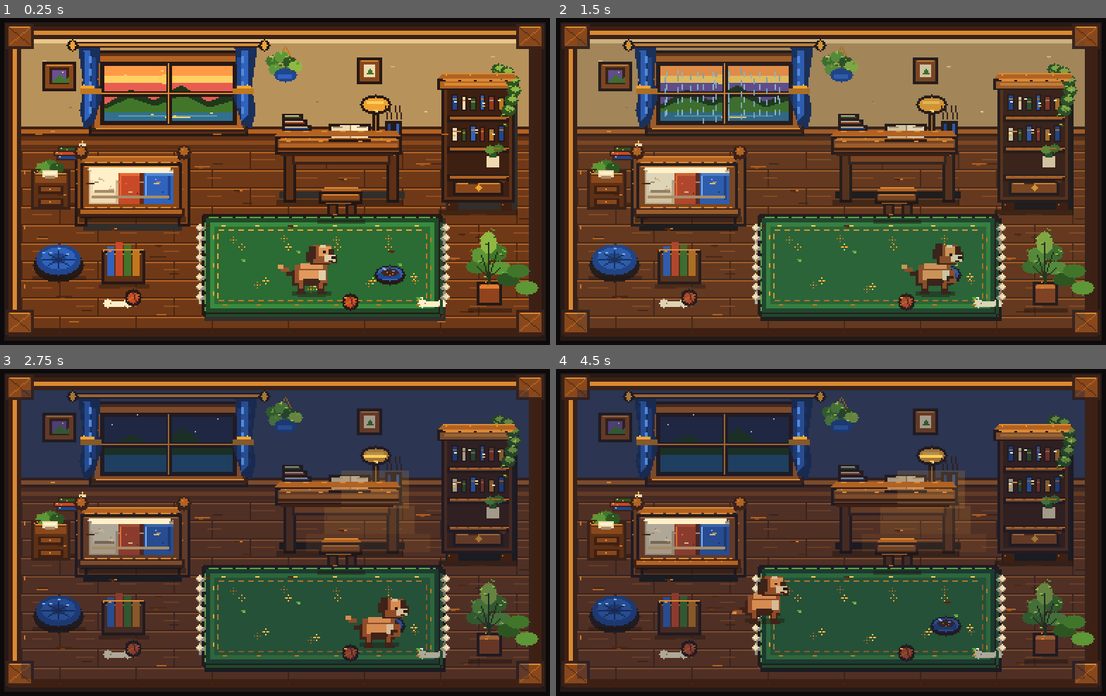
Above: before the commit, frames 1-4 (two rows, left to right).
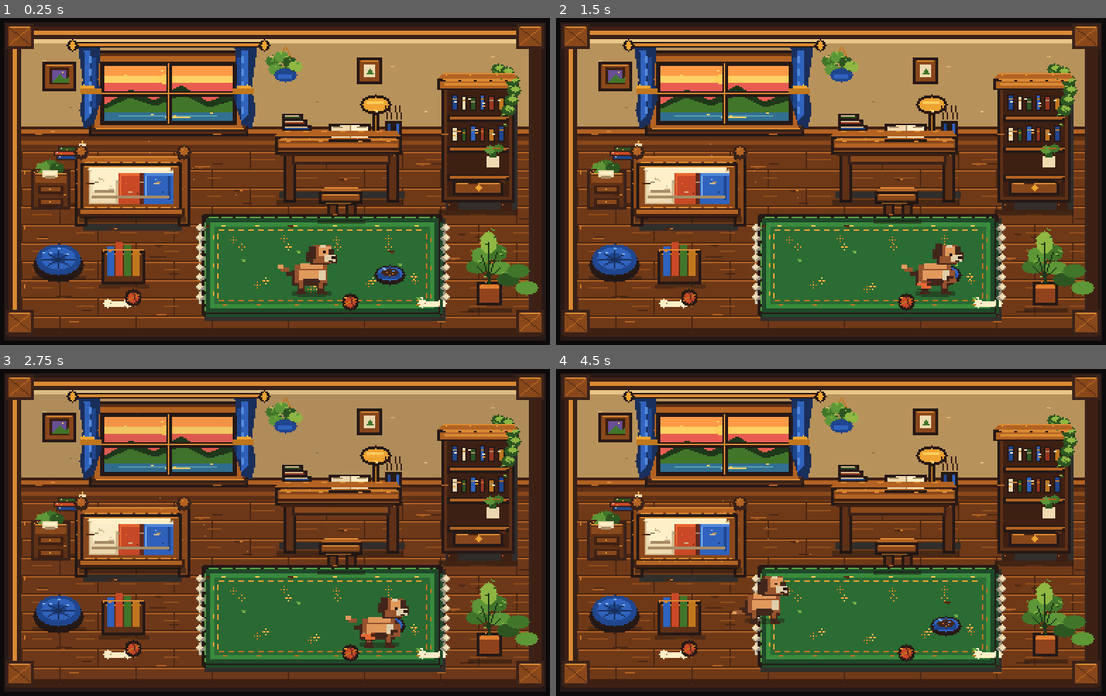
Above: after the commit, the same moments.

Repository: turkwanistan/terrarium
Game: Godot game, scene res://scenes/main.tscn
Two runs of this game, one before a commit and one after it. Both use one fixed random seed, a clock stepped at 60 frames per second and the inputs below.
Inputs:
- Up to frame 1 (0.25 s): no input
- Up to frame 2 (1.5 s): tap Enter (ui_accept) at 0.5, 0.77 s; tap 1 at 0.6 s; tap 2 at 1.35 s
- Up to frame 3 (2.75 s): tap Enter (ui_accept) at 1.52 s; tap 3 at 2.1 s
- Up to frame 4 (4.5 s): tap Enter (ui_accept) at 2.75, 3.02, 3.5, 3.77, 4.25 s; tap 1 at 2.85 s; tap 2 at 3.6 s; tap 3 at 4.35 s

The runs differ from the first frame. In frame 1, less than 0.1% of the frame differs, in the area x 26-44%, y 37-55%; in frame 2, 5.6%; in frame 3, 45%; in frame 4, 55%, in the area x 3-97%, y 6-95%.

Commit message:
Polish Godot living-world presentation

Diff:
--- /dev/null
+++ b/display/godot_reference_v2/scripts/ambient_overlay.gd
@@ -0,0 +1,40 @@
+extends Node2D
+
+# Lightweight presentation-only ambience. Canonical weather/lighting decides whether an effect is
+# active; this node only gives already-authoritative conditions some motion. Keep the draw budget
+# deliberately tiny so visual UAT does not turn the OptiPlex into a software-rendering benchmark.
+
+var weather := "clear"
+var lighting := "day"
+var phase_seconds := 0.0
+
+func present(frame: Dictionary) -> void:
+    weather = str(frame.get("weather", "clear"))
+    lighting = str(frame.get("lighting", "day"))
+
+func _process(delta: float) -> void:
+    phase_seconds += minf(delta, 0.10)
+    queue_redraw()
+
+func _draw() -> void:
+    if weather == "rain":
+        _draw_window_rain()
+    elif lighting == "day":
+        _draw_day_motes()
+
+func _draw_window_rain() -> void:
+    # Match the authored window aperture only; rain should move outside, not through the room.
+    var phase := int(phase_seconds * 12.0)
+    for i in range(14):
+        var x := 84 + ((i * 17 + phase * 3) % 80)
+        var y := 40 + ((i * 11 + phase * 5) % 44)
+        draw_rect(Rect2(x, y, 1, 3 + (i % 2)), Color(0.58, 0.77, 0.84, 0.48), true)
+
+func _draw_day_motes() -> void:
+    # Five slow one-pixel motes are enough to stop the room reading as a dead backdrop without
+    # competing with Moss or adding a particle-system/runtime cost.
+    var phase := int(phase_seconds * 3.0)
+    for i in range(5):
+        var x := 110 + ((i * 31 + phase) % 92)
+        var y := 91 + ((i * 19 + phase / 2) % 49)
+        draw_rect(Rect2(x, y, 1, 1), Color(0.94, 0.86, 0.63, 0.34), true)
--- a/display/godot_reference_v2/scripts/main.gd
+++ b/display/godot_reference_v2/scripts/main.gd
@@ -1,6 +1,7 @@
 extends Node2D
 
 const FrameAdapter = preload("res://scripts/frame_adapter.gd")
+const AmbientOverlay = preload("res://scripts/ambient_overlay.gd")
 
 const VARIANT_TEXTURES := {
     "spring_day": "res://art/hero_spring_day.png",
@@ -114,7 +115,10 @@
 const LIVE_TRANSITION_MAX_MS := 2800.0
 const LIVE_TRANSITION_INTERVAL_FRACTION := 0.90
 const LIVE_SUPPORT_TRANSITION_MS := 450.0
-const LIVE_DEBUG_EMIT_MS := 100
+const LIVE_DEBUG_EMIT_MS := 250
+const LIVE_MAX_FRAME_STEP_PX := 6.0
+const LIVE_VARIANT_CROSSFADE_MS := 4200.0
+const LIVE_OBJECT_HALF_SIZE := Vector2(8, 7)
 const LIVE_ACTOR_ANCHOR_OFFSET := Vector2(22, 36)
 const MOTION_SUSTAIN_LOOPS := {
     "inspect": [1, 2],
@@ -174,6 +178,11 @@
 var live_poll_seconds := 3.0
 var live_debug_last_emit_ms := 0
 var live_debug_last_adapter_state: Dictionary = {}
+var live_variant_current := ""
+var live_variant_from := ""
+var live_variant_to := ""
+var live_variant_transition_started_ms := 0
+var background_blend: Sprite2D
 var live_debug_stats := {
     "accepted_frames": 0,
     "motion_changes": 0,
@@ -194,6 +203,8 @@
 var adapter
 var action_object: Sprite2D
 var bed_occluder: Sprite2D
+var ambient_overlay: Node2D
+var live_object_sprites: Dictionary = {}
 
 func _ready() -> void:
     _parse_args()
@@ -205,6 +216,14 @@
     action_object.texture = load("res://art/object_red_thread_loose.png")
     action_object.z_index = 11
     add_child(action_object)
+    for object_id in LIVE_OBJECT_TEXTURES:
+        var object_sprite := Sprite2D.new()
+        object_sprite.centered = false
+        object_sprite.texture_filter = CanvasItem.TEXTURE_FILTER_NEAREST
+        object_sprite.z_index = 6
+        object_sprite.visible = false
+        live_object_sprites[object_id] = object_sprite
+        add_child(object_sprite)
     bed_occluder = Sprite2D.new()
     bed_occluder.centered = false
     bed_occluder.texture_filter = CanvasItem.TEXTURE_FILTER_NEAREST
@@ -212,7 +231,20 @@
     bed_occluder.z_index = 19
     bed_occluder.visible = false
     add_child(bed_occluder)
-    _apply_variant()
+    background_blend = Sprite2D.new()
+    background_blend.centered = false
+    background_blend.texture_filter = CanvasItem.TEXTURE_FILTER_NEAREST
+    background_blend.z_index = 1
+    background_blend.visible = false
+    add_child(background_blend)
+    ambient_overlay = AmbientOverlay.new()
+    ambient_overlay.z_index = 5
+    add_child(ambient_overlay)
+    live_variant_current = variant
+    live_variant_from = variant
+    live_variant_to = variant
+    $Background.texture = load(VARIANT_TEXTURES[variant])
+    $Actor.modulate = _actor_modulate_for_variant(variant)
     started_ms = Time.get_ticks_msec()
     _present(0 if manual_ms < 0 else manual_ms)
     if live_mode:
@@ -226,13 +258,15 @@
         call_deferred("_capture_and_quit")
 
 func _process(_delta: float) -> void:
+    var now_ms := Time.get_ticks_msec()
+    _update_variant_transition(now_ms)
     if manual_ms >= 0:
         return
     if live_mode:
         if not live_frame.is_empty():
-            _present_live(live_frame, Time.get_ticks_msec() - live_transition_started_ms)
-        return
-    _present(Time.get_ticks_msec() - started_ms)
+            _present_live(live_frame, now_ms - live_transition_started_ms)
+        return
+    _present(now_ms - started_ms)
 
 func _input(event: InputEvent) -> void:
     if live_mode:
@@ -307,13 +341,46 @@
             api_url = str(window.location.origin)
 
 func _apply_variant() -> void:
-    $Background.texture = load(VARIANT_TEXTURES[variant])
-    if variant == "winter_warm_night":
-        $Actor.modulate = Color(0.95, 0.91, 0.88, 1.0)
-    elif variant == "rain":
-        $Actor.modulate = Color(0.90, 0.96, 0.96, 1.0)
-    else:
-        $Actor.modulate = Color.WHITE
+    if live_variant_current.is_empty():
+        live_variant_current = variant
+        live_variant_from = variant
+        live_variant_to = variant
+        $Background.texture = load(VARIANT_TEXTURES[variant])
+        $Actor.modulate = _actor_modulate_for_variant(variant)
+        return
+    if variant == live_variant_to:
+        return
+    # Start from whichever visual is currently dominant rather than snapping through an
+    # intermediate weather/lighting state. The incoming raster crossfades above the existing one.
+    live_variant_from = live_variant_current
+    live_variant_to = variant
+    live_variant_transition_started_ms = Time.get_ticks_msec()
+    background_blend.texture = load(VARIANT_TEXTURES[live_variant_to])
+    background_blend.modulate = Color(1, 1, 1, 0)
+    background_blend.visible = true
+
+func _actor_modulate_for_variant(name: String) -> Color:
+    if name == "winter_warm_night":
+        return Color(0.95, 0.91, 0.88, 1.0)
+    if name == "rain":
+        return Color(0.90, 0.96, 0.96, 1.0)
+    return Color.WHITE
+
+func _update_variant_transition(now_ms: int) -> void:
+    if background_blend == null or not background_blend.visible:
+        return
+    var elapsed := maxi(0, now_ms - live_variant_transition_started_ms)
+    var t := clampf(float(elapsed) / LIVE_VARIANT_CROSSFADE_MS, 0.0, 1.0)
+    var eased := t * t * (3.0 - 2.0 * t)
+    background_blend.modulate = Color(1, 1, 1, eased)
+    $Actor.modulate = _actor_modulate_for_variant(live_variant_from).lerp(_actor_modulate_for_variant(live_variant_to), eased)
+    if t >= 1.0:
+        $Background.texture = background_blend.texture
+        live_variant_current = live_variant_to
+        live_variant_from = live_variant_to
+        background_blend.visible = false
+        background_blend.modulate = Color.WHITE
+        $Actor.modulate = _actor_modulate_for_variant(live_variant_current)
 
 func _present(elapsed_ms: int) -> void:
     rendered_motion = motion
@@ -379,16 +446,50 @@
     if bed_occluder != null:
         bed_occluder.visible = rendered_motion in ["sleep", "wake"]
 
+func _sync_live_object_sprites(frame: Dictionary) -> void:
+    # Every authoritative persistent object gets its own low-cost sprite. This closes the largest
+    # readability gap from first living-world UAT: Moss should approach an object that visibly
+    # exists, affect it, and leave it behind in its canonical resulting state.
+    for object_id in live_object_sprites:
+        live_object_sprites[object_id].visible = false
+    for obj in frame.get("objects", []):
+        if typeof(obj) != TYPE_DICTIONARY:
+            continue
+        var object_id := str(obj.get("id", ""))
+        if not live_object_sprites.has(object_id) or not LIVE_OBJECT_TEXTURES.has(object_id):
+            continue
+        var sprite: Sprite2D = live_object_sprites[object_id]
+        var state_textures: Dictionary = LIVE_OBJECT_TEXTURES[object_id]
+        var fallback_state := str(LIVE_OBJECT_DEFAULT_STATES[object_id])
+        var state := str(obj.get("interaction_state", fallback_state))
+        var supported_state := state if state_textures.has(state) else fallback_state
+        sprite.texture = load(state_textures[supported_state])
+        var anchor := _map_semantic_position(float(obj.get("x", 0)), float(obj.get("y", 0)), str(obj.get("zone", "")))
+        sprite.position = anchor - LIVE_OBJECT_HALF_SIZE
+        sprite.visible = obj.get("carried_by") == null and str(obj.get("state", "placed")) != "carried"
+
+func _refresh_live_object_visibility() -> void:
+    if live_frame.is_empty():
+        return
+    for obj in live_frame.get("objects", []):
+        if typeof(obj) != TYPE_DICTIONARY:
+            continue
+        var object_id := str(obj.get("id", ""))
+        if live_object_sprites.has(object_id):
+            live_object_sprites[object_id].visible = obj.get("carried_by") == null and str(obj.get("state", "placed")) != "carried"
+
 func _present_action_object() -> void:
     if action_object == null:
         return
+    _refresh_live_object_visibility()
     var carrying_now = null
     if live_mode and not live_frame.is_empty():
         var creature = live_frame.get("creature", {})
         if typeof(creature) == TYPE_DICTIONARY:
             carrying_now = creature.get("carrying")
+    var interaction_motion := rendered_motion in ["inspect", "nudge", "carry", "place"]
     var attached_travel := rendered_motion == "walk" and (carrying_now != null or motion in ["carry", "place"])
-    action_object.visible = rendered_motion in ["carry", "place"] or attached_travel
+    action_object.visible = interaction_motion or attached_travel
     if live_mode:
         if not LIVE_OBJECT_TEXTURES.has(live_action_object_id):
             action_object.visible = false
@@ -399,15 +500,56 @@
             action_object.texture = load(state_textures[supported_state])
     if not action_object.visible:
         return
-    if rendered_motion == "carry" or attached_travel:
-        action_object.position = $Actor.position + (Vector2(5, 27) if $Actor.flip_h else Vector2(45, 27))
-    else:
-        # Presentation-only choreography: canonical state decides that a place action exists;
-        # these offsets only make the authored lower -> contact -> release sequence legible.
-        var right_offsets := [Vector2(45, 27), Vector2(45, 33), Vector2(43, 38), Vector2(43, 40), Vector2(43, 40)]
-        var left_offsets := [Vector2(0, 27), Vector2(0, 33), Vector2(1, 38), Vector2(1, 40), Vector2(1, 40)]
-        var place_idx: int = clampi(frame_index, 0, right_offsets.size() - 1)
-        action_object.position = $Actor.position + (left_offsets[place_idx] if $Actor.flip_h else right_offsets[place_idx])
+    if live_object_sprites.has(live_action_object_id):
+        live_object_sprites[live_action_object_id].visible = false
+
+    var object_anchor := _live_object_anchor(live_action_object_id)
+    var attached_position: Vector2 = $Actor.position + (Vector2(5, 27) if $Actor.flip_h else Vector2(45, 27))
+    if rendered_motion == "inspect":
+        # Inspection never changes authoritative object position; show the actual target beside Moss.
+        action_object.position = object_anchor - LIVE_OBJECT_HALF_SIZE
+    elif rendered_motion == "nudge":
+        # Nudge frames visibly carry the canonical object from event target/contact toward its
+        # authoritative post-action result instead of leaving the object implied in the background.
+        var event = live_frame.get("last_event", {})
+        var start_anchor := object_anchor
+        var end_anchor := object_anchor
+        if typeof(event) == TYPE_DICTIONARY:
+            var zone := str(event.get("to_zone", event.get("from_zone", "")))
+            if event.get("target_x") != null and event.get("target_y") != null:
+                start_anchor = _map_semantic_position(float(event.get("target_x")), float(event.get("target_y")), zone)
+            if event.get("result_x") != null and event.get("result_y") != null:
+                end_anchor = _map_semantic_position(float(event.get("result_x")), float(event.get("result_y")), zone)
+        var nudge_t := clampf(float(maxi(0, Time.get_ticks_msec() - live_motion_started_ms)) / 1450.0, 0.0, 1.0)
+        var nudge_eased := nudge_t * nudge_t * (3.0 - 2.0 * nudge_t)
+        action_object.position = start_anchor.lerp(end_anchor, nudge_eased) - LIVE_OBJECT_HALF_SIZE
+    elif rendered_motion == "carry":
+        # Canonical carry frames already mark the object as attached, so use the event's original
+        # target position as the pickup origin; otherwise the first authored reach would start with
+        # the object mysteriously already under Moss.
+        var pickup_origin := object_anchor
+        var event = live_frame.get("last_event", {})
+        if typeof(event) == TYPE_DICTIONARY and event.get("target_x") != null and event.get("target_y") != null:
+            pickup_origin = _map_semantic_position(float(event.get("target_x")), float(event.get("target_y")), str(event.get("from_zone", "")))
+        var pickup_t := clampf(float(frame_index) / 3.0, 0.0, 1.0)
+        action_object.position = (pickup_origin - LIVE_OBJECT_HALF_SIZE).lerp(attached_position, pickup_t)
+    elif rendered_motion == "place":
+        # Placement is the inverse: begin attached, then lower/release into canonical world position.
+        var place_t := clampf(float(frame_index) / 3.0, 0.0, 1.0)
+        action_object.position = attached_position.lerp(object_anchor - LIVE_OBJECT_HALF_SIZE, place_t)
+    elif attached_travel:
+        action_object.position = attached_position
+
+func _live_object_anchor(object_id: String) -> Vector2:
+    if object_id.is_empty() or live_frame.is_empty():
+        return _current_rendered_anchor()
+    for obj in live_frame.get("objects", []):
+        if typeof(obj) == TYPE_DICTIONARY and str(obj.get("id", "")) == object_id:
+            return _map_semantic_position(float(obj.get("x", 0)), float(obj.get("y", 0)), str(obj.get("zone", "")))
+    var event = live_frame.get("last_event", {})
+    if typeof(event) == TYPE_DICTIONARY and event.get("target_x") != null and event.get("target_y") != null:
+        return _map_semantic_position(float(event.get("target_x")), float(event.get("target_y")), str(event.get("from_zone", "")))
+    return _current_rendered_anchor()
 
 func _on_live_frame(_previous_frame, frame: Dictionary) -> void:
     var creature: Dictionary = frame.get("creature", {})
@@ -454,6 +596,7 @@
     motion = next_motion
     variant = _variant_from_frame(frame)
     _read_live_action_object(frame, creature)
+    _sync_live_object_sprites(frame)
     live_position = next_position
     live_facing_left = str(creature.get("facing", "right")) == "left"
     if not had_live_frame:
@@ -468,6 +611,8 @@
     live_frame = frame
     live_debug_stats["accepted_frames"] = int(live_debug_stats["accepted_frames"]) + 1
     _apply_variant()
+    if ambient_overlay != null:
+        ambient_overlay.present(frame)
 
     # First live frame snaps only from the non-authoritative startup placeholder. Every later
     # accepted frame must preserve the actor's actual rendered position exactly.
@@ -524,6 +669,7 @@
 
 func _present_live(_frame: Dictionary, _elapsed_ms: int) -> void:
     var now_ms := Time.get_ticks_msec()
+    var actor_before: Vector2 = $Actor.position
     var previous_rendered_motion := rendered_motion
     var transition_elapsed_ms := maxi(0, now_ms - live_transition_started_ms)
     if _elapsed_ms >= int(live_transition_duration_ms):
@@ -594,9 +740,23 @@
             var target_error := _current_rendered_anchor().distance_to(live_position)
             live_debug_stats["max_arrival_target_error_px"] = maxf(float(live_debug_stats["max_arrival_target_error_px"]), target_error)
 
+    _limit_live_render_step(actor_before)
     _update_support_occlusion()
     _present_action_object()
     _emit_live_debug(false)
+
+
+func _limit_live_render_step(actor_before: Vector2) -> void:
+    # Time-based interpolation is normally sub-pixel-to-a-few-pixels per rendered frame. If a
+    # browser frame stalls, never let the next draw consume the entire elapsed interval as one
+    # visible jump; subsequent frames catch up smoothly and future canonical heartbeats rebase
+    # from the actual rendered anchor. First-frame startup and deterministic captures may snap.
+    if not live_mode or int(live_debug_stats.get("accepted_frames", 0)) <= 1 or not capture_path.is_empty():
+        return
+    var delta: Vector2 = $Actor.position - actor_before
+    var distance: float = delta.length()
+    if distance > LIVE_MAX_FRAME_STEP_PX:
+        $Actor.position = actor_before + delta / distance * LIVE_MAX_FRAME_STEP_PX
 
 func _record_animation_frame(motion_name: String, idx: int) -> void:
     var changes: Dictionary = live_debug_stats["animation_frame_changes"]
@@ -674,17 +834,21 @@
         traversed += segment_length
     return points[-1]
 
-func _map_live_position(creature: Dictionary) -> Vector2:
-    var semantic := Vector2(float(creature.get("x", 400)), float(creature.get("y", 320)))
-    var zone := str(creature.get("zone", ""))
+func _map_semantic_position(x: float, y: float, zone: String) -> Vector2:
+    var semantic := Vector2(x, y)
     if LIVE_ZONE_CANONICAL_ANCHORS.has(zone) and LIVE_ZONE_VISUAL_ANCHORS.has(zone):
         var canonical_anchor: Vector2 = LIVE_ZONE_CANONICAL_ANCHORS[zone]
         var visual_anchor: Vector2 = LIVE_ZONE_VISUAL_ANCHORS[zone]
         var local_offset := (semantic - canonical_anchor) * LIVE_LOCAL_SCALE
         return Vector2(round(visual_anchor.x + local_offset.x), round(visual_anchor.y + local_offset.y))
-    # Fail-safe for unknown future zones: preserve the hardware-neutral semantic projection rather
-    # than inventing a new destination.
     return Vector2(round(semantic.x * 0.5), round(semantic.y * 0.5))
+
+func _map_live_position(creature: Dictionary) -> Vector2:
+    return _map_semantic_position(
+        float(creature.get("x", 400)),
+        float(creature.get("y", 320)),
+        str(creature.get("zone", ""))
+    )
 
 func _variant_from_frame(frame: Dictionary) -> String:
     var weather := str(frame.get("weather", "clear"))
Not shown, changed: display/godot_reference_v2/export_presets.cfg
Not shown, changed: tests/test_godot_web_deep_debug.py
Not shown, changed: tools/build_godot_web_debug_fixtures.py
